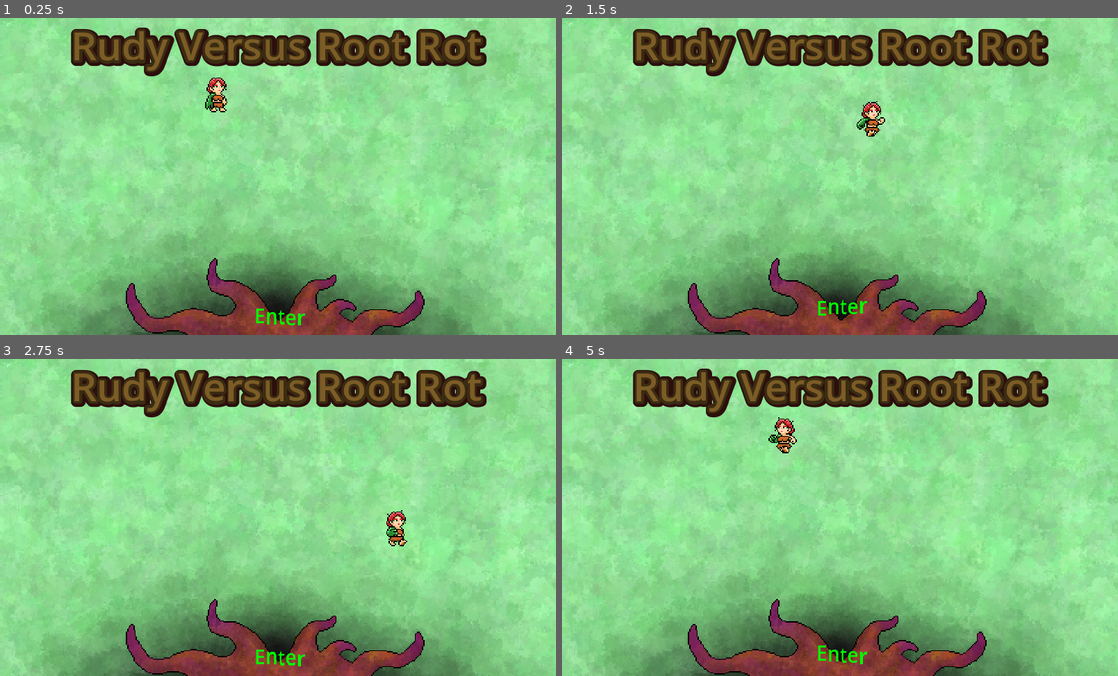
Above: before the commit, frames 1-4 (two rows, left to right).
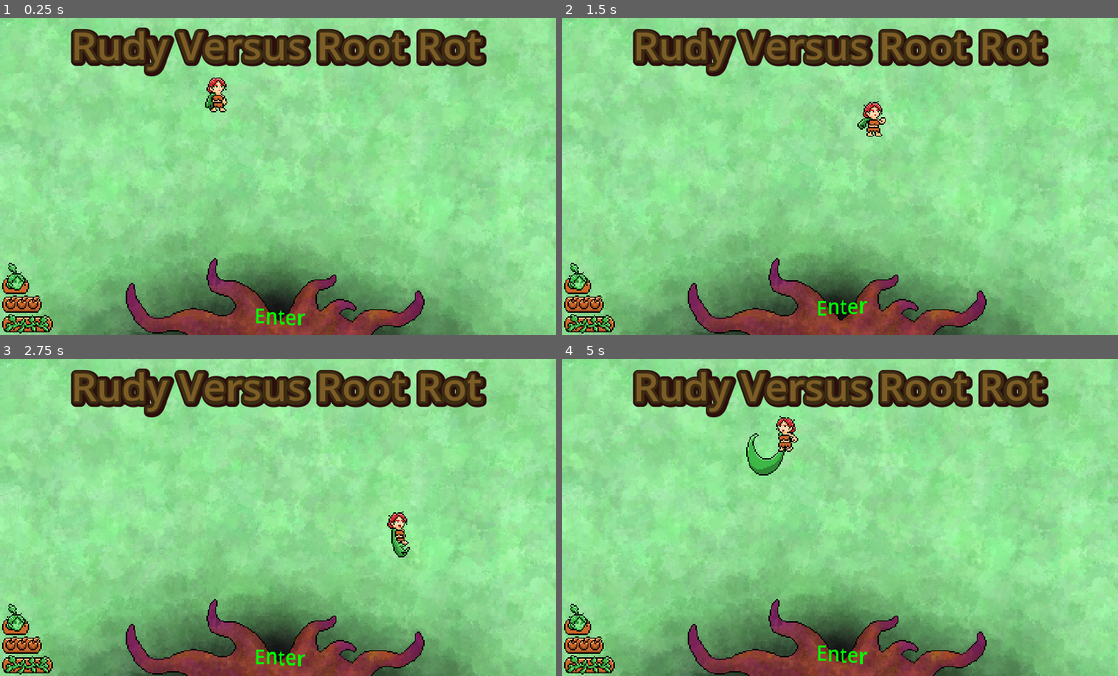
Above: after the commit, the same moments.

Repository: clayjohn/GGJ-2023
Game: Godot game, scene res://Main.tscn
Same seed, same stepped clock (60 frames per second), same inputs: the game is played once before the commit and once after it.
Inputs:
- Up to frame 1 (0.25 s): no input
- Up to frame 2 (1.5 s): hold D (right) 0.53-1.28 s; hold Space (attack, bound only after the commit) 0.53-1.28 s; hold S (down) from 1.28 s (still down); tap Space (attack, bound only after the commit) at 1.35 s
- Up to frame 3 (2.75 s): release S (down) at 2.03 s; hold D (right) from 2.03 s (still down); hold Space (attack, bound only after the commit) from 2.03 s (still down)
- Up to frame 4 (5 s): release D (right) at 2.78 s; release Space (attack, bound only after the commit) at 2.78 s; hold W (up) 2.78-3.53 s; tap Space (attack, bound only after the commit) at 2.85, 4.35 s; hold Space (attack, bound only after the commit) 3.53-4.28 s; hold A (left) from 3.53 s (still down)

The runs differ from the first frame. In frame 1, 1.0% of the frame differs, in the area x 0-38%, y 27-100%; in frame 2, 1.3%; in frame 3, 1.3%; in frame 4, 1.7%, in the area x 0-43%, y 17-100%.

Commit message:
Add attacking animations to player

Diff:
--- a/Level/Level1.tscn
+++ b/Level/Level1.tscn
@@ -166,33 +166,34 @@
 
 [node name="Left" type="CollisionShape2D" parent="Walls"]
 position = Vector2(8, 134)
-shape = SubResource("RectangleShape2D_1s6go")
+shape = SubResource("RectangleShape2D_dmwtp")
 
 [node name="Right" type="CollisionShape2D" parent="Walls"]
 position = Vector2(440, 134.25)
-shape = SubResource("RectangleShape2D_1s6go")
+shape = SubResource("RectangleShape2D_dmwtp")
 
 [node name="TopLeft" type="CollisionShape2D" parent="Walls"]
 position = Vector2(86.75, 8)
 rotation = -1.5708
-shape = SubResource("RectangleShape2D_bjd6q")
+shape = SubResource("RectangleShape2D_scxip")
 
 [node name="TopRight" type="CollisionShape2D" parent="Walls"]
 position = Vector2(360, 8)
 rotation = -1.5708
-shape = SubResource("RectangleShape2D_bjd6q")
+shape = SubResource("RectangleShape2D_scxip")
 
 [node name="BottomLeft" type="CollisionShape2D" parent="Walls"]
 position = Vector2(88, 248)
 rotation = -1.5708
-shape = SubResource("RectangleShape2D_bjd6q")
+shape = SubResource("RectangleShape2D_scxip")
 
 [node name="BottomRight" type="CollisionShape2D" parent="Walls"]
 position = Vector2(350, 248)
 rotation = -1.5708
-shape = SubResource("RectangleShape2D_bjd6q")
+shape = SubResource("RectangleShape2D_scxip")
 
 [node name="CanvasLayer" type="CanvasLayer" parent="."]
+layer = 12
 
 [node name="Speech" type="Control" parent="CanvasLayer"]
 layout_mode = 3
--- a/Player/Player.gd
+++ b/Player/Player.gd
@@ -2,9 +2,15 @@
 
 const SPEED = 100.0
 
+# Used to validate animation and only set when changed
 var current_animation = "idle-front-right"
+# Used to remember what direction you were running before stopping
 var last_direction = Vector2(1, 1) #front right
 var locked = false
+
+var attacking = false
+ # use this so spamming attack feels good
+var attack_queued = false
 
 var forward_direction = Vector2(0, 1)
 var lateral_direction = Vector2(1, 0)
@@ -32,30 +38,65 @@
 	velocity *= SPEED
 	move_and_slide()
 
+func _input(event):
+	if event.is_action_pressed("attack") and not attacking:
+		$Sprite.animation = "attack-light" + get_animation_direction(last_direction)
+		attacking = true
+		$Attack/CollisionPolygon2D.disabled = false
+		$Attack.rotation = get_attack_rotation()
+		print(get_attack_rotation())
+	elif event.is_action_pressed("attack") and attacking:
+		attack_queued = true
 
 func get_animation():
 	var requested_animation = "idle-front-right"
 	if velocity.length_squared() < 0.01:
-		requested_animation = "idle-front-right"
-	elif velocity.x >= 0:
-		# Go right
-		if velocity.y >= 0:
-			#front facing
-			requested_animation = "run-front-right"
-		else:
-			# back facing
-			requested_animation = "run-back-right"
+		requested_animation = "idle" + get_animation_direction(last_direction)
 	else:
-		# Go left
-		if velocity.y >= 0:
-			#front facing
-			requested_animation = "run-front-left"
-		else:
-			# back facing
-			requested_animation = "run-back-left"
-	if requested_animation != current_animation and not $AnimationPlayer.is_playing():
+		requested_animation = "run" + get_animation_direction(velocity)
+		last_direction = velocity
+
+	if requested_animation != current_animation and not attacking and not $AnimationPlayer.is_playing():
 		current_animation = requested_animation
 		$Sprite.animation = current_animation
+
+func get_animation_direction(dir):
+	if dir.x >= 0:
+		if dir.y >= 0:
+			return "-front-right"
+		else:
+			return "-back-right"
+	else:
+		if dir.y >= 0:
+			return "-front-left"
+		else:
+			return "-back-left"
+
+func get_diagonal(dir):
+	if dir.x >= 0:
+		if dir.y >= 0:
+			return Vector2(1, 1)
+		else:
+			return Vector2(1, -1)
+	else:
+		if dir.y >= 0:
+			return Vector2(-1, 1)
+		else:
+			return Vector2(-1, -1)
+
+func get_attack_rotation():
+	var diagonal = get_diagonal(last_direction)
+	return atan2(diagonal.y, diagonal.x) - deg_to_rad(45)
+
+func finished_attack():
+	if attack_queued:
+		$Sprite.play("attack-heavy" + get_animation_direction(last_direction))
+		attack_queued = false
+		$Attack.rotation = get_attack_rotation()
+	else:
+		attacking = false
+		$Attack/CollisionPolygon2D.disabled = true
+		$Sprite.play(current_animation)
 
 func enter_dungeon():
 	locked = true
--- a/Player/Player.tscn
+++ b/Player/Player.tscn
@@ -36,33 +36,37 @@
 atlas = ExtResource("2_8hb05")
 region = Rect2(192, 192, 64, 64)
 
+[sub_resource type="AtlasTexture" id="AtlasTexture_02lb5"]
+atlas = ExtResource("2_8hb05")
+region = Rect2(64, 192, 64, 64)
+
 [sub_resource type="AtlasTexture" id="AtlasTexture_pov5n"]
 atlas = ExtResource("2_8hb05")
 region = Rect2(128, 192, 64, 64)
 
-[sub_resource type="AtlasTexture" id="AtlasTexture_02lb5"]
-atlas = ExtResource("2_8hb05")
+[sub_resource type="AtlasTexture" id="AtlasTexture_61tjd"]
+atlas = ExtResource("2_8hb05")
+region = Rect2(0, 192, 64, 64)
+
+[sub_resource type="AtlasTexture" id="AtlasTexture_xl580"]
+atlas = ExtResource("3_qisbq")
+region = Rect2(192, 192, 64, 64)
+
+[sub_resource type="AtlasTexture" id="AtlasTexture_kprba"]
+atlas = ExtResource("3_qisbq")
 region = Rect2(64, 192, 64, 64)
 
-[sub_resource type="AtlasTexture" id="AtlasTexture_61tjd"]
-atlas = ExtResource("2_8hb05")
+[sub_resource type="AtlasTexture" id="AtlasTexture_d780d"]
+atlas = ExtResource("3_qisbq")
+region = Rect2(128, 192, 64, 64)
+
+[sub_resource type="AtlasTexture" id="AtlasTexture_b187g"]
+atlas = ExtResource("3_qisbq")
 region = Rect2(0, 192, 64, 64)
 
-[sub_resource type="AtlasTexture" id="AtlasTexture_xl580"]
-atlas = ExtResource("3_qisbq")
-region = Rect2(192, 192, 64, 64)
-
-[sub_resource type="AtlasTexture" id="AtlasTexture_d780d"]
-atlas = ExtResource("3_qisbq")
-region = Rect2(128, 192, 64, 64)
-
-[sub_resource type="AtlasTexture" id="AtlasTexture_kprba"]
-atlas = ExtResource("3_qisbq")
-region = Rect2(64, 192, 64, 64)
-
-[sub_resource type="AtlasTexture" id="AtlasTexture_b187g"]
-atlas = ExtResource("3_qisbq")
-region = Rect2(0, 192, 64, 64)
+[sub_resource type="AtlasTexture" id="AtlasTexture_73ci1"]
+atlas = ExtResource("3_qisbq")
+region = Rect2(192, 64, 64, 64)
 
 [sub_resource type="AtlasTexture" id="AtlasTexture_7gevd"]
 atlas = ExtResource("3_qisbq")
@@ -72,30 +76,26 @@
 atlas = ExtResource("3_qisbq")
 region = Rect2(128, 64, 64, 64)
 
-[sub_resource type="AtlasTexture" id="AtlasTexture_73ci1"]
-atlas = ExtResource("3_qisbq")
-region = Rect2(192, 64, 64, 64)
-
 [sub_resource type="AtlasTexture" id="AtlasTexture_en15t"]
 atlas = ExtResource("3_qisbq")
 region = Rect2(0, 64, 64, 64)
 
+[sub_resource type="AtlasTexture" id="AtlasTexture_uwbet"]
+atlas = ExtResource("2_8hb05")
+region = Rect2(0, 0, 64, 64)
+
+[sub_resource type="AtlasTexture" id="AtlasTexture_7ubah"]
+atlas = ExtResource("2_8hb05")
+region = Rect2(64, 0, 64, 64)
+
+[sub_resource type="AtlasTexture" id="AtlasTexture_710su"]
+atlas = ExtResource("2_8hb05")
+region = Rect2(128, 0, 64, 64)
+
 [sub_resource type="AtlasTexture" id="AtlasTexture_r21n7"]
 atlas = ExtResource("2_8hb05")
 region = Rect2(192, 0, 64, 64)
 
-[sub_resource type="AtlasTexture" id="AtlasTexture_710su"]
-atlas = ExtResource("2_8hb05")
-region = Rect2(128, 0, 64, 64)
-
-[sub_resource type="AtlasTexture" id="AtlasTexture_uwbet"]
-atlas = ExtResource("2_8hb05")
-region = Rect2(0, 0, 64, 64)
-
-[sub_resource type="AtlasTexture" id="AtlasTexture_7ubah"]
-atlas = ExtResource("2_8hb05")
-region = Rect2(64, 0, 64, 64)
-
 [sub_resource type="AtlasTexture" id="AtlasTexture_umukk"]
 atlas = ExtResource("2_8hb05")
 region = Rect2(0, 128, 64, 64)
@@ -116,6 +116,10 @@
 atlas = ExtResource("3_qisbq")
 region = Rect2(0, 128, 64, 64)
 
+[sub_resource type="AtlasTexture" id="AtlasTexture_2fj4w"]
+atlas = ExtResource("3_qisbq")
+region = Rect2(64, 128, 64, 64)
+
 [sub_resource type="AtlasTexture" id="AtlasTexture_hp6gv"]
 atlas = ExtResource("3_qisbq")
 region = Rect2(192, 128, 64, 64)
@@ -123,10 +127,6 @@
 [sub_resource type="AtlasTexture" id="AtlasTexture_l6mbm"]
 atlas = ExtResource("3_qisbq")
 region = Rect2(128, 128, 64, 64)
-
-[sub_resource type="AtlasTexture" id="AtlasTexture_2fj4w"]
-atlas = ExtResource("3_qisbq")
-region = Rect2(64, 128, 64, 64)
 
 [sub_resource type="AtlasTexture" id="AtlasTexture_layv5"]
 atlas = ExtResource("3_qisbq")
@@ -323,7 +323,7 @@
 "duration": 1.0,
 "texture": SubResource("AtlasTexture_1sxbi")
 }],
-"loop": true,
+"loop": false,
 "name": &"attack-heavy-back-left",
 "speed": 5.0
 }, {
@@ -332,15 +332,15 @@
 "texture": SubResource("AtlasTexture_4lfkr")
 }, {
 "duration": 1.0,
+"texture": SubResource("AtlasTexture_02lb5")
+}, {
+"duration": 1.0,
 "texture": SubResource("AtlasTexture_pov5n")
 }, {
 "duration": 1.0,
-"texture": SubResource("AtlasTexture_02lb5")
-}, {
-"duration": 1.0,
 "texture": SubResource("AtlasTexture_61tjd")
 }],
-"loop": true,
+"loop": false,
 "name": &"attack-heavy-back-right",
 "speed": 5.0
 }, {
@@ -349,49 +349,49 @@
 "texture": SubResource("AtlasTexture_xl580")
 }, {
 "duration": 1.0,
+"texture": SubResource("AtlasTexture_kprba")
+}, {
+"duration": 1.0,
 "texture": SubResource("AtlasTexture_d780d")
 }, {
 "duration": 1.0,
-"texture": SubResource("AtlasTexture_kprba")
-}, {
-"duration": 1.0,
 "texture": SubResource("AtlasTexture_b187g")
 }],
-"loop": true,
+"loop": false,
 "name": &"attack-heavy-front-left",
 "speed": 5.0
 }, {
 "frames": [{
 "duration": 1.0,
+"texture": SubResource("AtlasTexture_73ci1")
+}, {
+"duration": 1.0,
 "texture": SubResource("AtlasTexture_7gevd")
 }, {
 "duration": 1.0,
 "texture": SubResource("AtlasTexture_wwish")
 }, {
 "duration": 1.0,
-"texture": SubResource("AtlasTexture_73ci1")
-}, {
-"duration": 1.0,
 "texture": SubResource("AtlasTexture_en15t")
 }],
-"loop": true,
+"loop": false,
 "name": &"attack-heavy-front-right",
 "speed": 5.0
 }, {
 "frames": [{
 "duration": 1.0,
+"texture": SubResource("AtlasTexture_uwbet")
+}, {
+"duration": 1.0,
+"texture": SubResource("AtlasTexture_7ubah")
+}, {
+"duration": 1.0,
+"texture": SubResource("AtlasTexture_710su")
+}, {
+"duration": 1.0,
 "texture": SubResource("AtlasTexture_r21n7")
-}, {
-"duration": 1.0,
-"texture": SubResource("AtlasTexture_710su")
-}, {
-"duration": 1.0,
-"texture": SubResource("AtlasTexture_uwbet")
-}, {
-"duration": 1.0,
-"texture": SubResource("AtlasTexture_7ubah")
-}],
-"loop": true,
+}],
+"loop": false,
 "name": &"attack-light-back-left",
 "speed": 5.0
 }, {
@@ -408,7 +408,7 @@
 "duration": 1.0,
 "texture": SubResource("AtlasTexture_vi5j8")
 }],
-"loop": true,
+"loop": false,
 "name": &"attack-light-back-right",
 "speed": 5.0
 }, {
@@ -417,15 +417,15 @@
 "texture": SubResource("AtlasTexture_rdgym")
 }, {
 "duration": 1.0,
+"texture": SubResource("AtlasTexture_2fj4w")
+}, {
+"duration": 1.0,
 "texture": SubResource("AtlasTexture_hp6gv")
 }, {
 "duration": 1.0,
 "texture": SubResource("AtlasTexture_l6mbm")
-}, {
-"duration": 1.0,
-"texture": SubResource("AtlasTexture_2fj4w")
-}],
-"loop": true,
+}],
+"loop": false,
 "name": &"attack-light-front-left",
 "speed": 5.0
 }, {
@@ -442,7 +442,7 @@
 "duration": 1.0,
 "texture": SubResource("AtlasTexture_4tnbs")
 }],
-"loop": true,
+"loop": false,
 "name": &"attack-light-front-right",
 "speed": 5.0
 }, {
@@ -516,7 +516,7 @@
 }],
 "loop": true,
 "name": &"idle-back-left",
-"speed": 3.0
+"speed": 5.0
 }, {
 "frames": [{
 "duration": 1.0,
@@ -666,6 +666,7 @@
 sprite_frames = SubResource("SpriteFrames_ajapd")
 animation = &"idle-front-right"
 autoplay = "idle-front-right"
+frame = 1
 
 [node name="Shape" type="CollisionShape2D" parent="."]
 position = Vector2(0, 11)
@@ -673,7 +674,6 @@
 
 [node name="HUDLayer" type="CanvasLayer" parent="."]
 layer = 2
-visible = false
 
 [node name="Control" type="Control" parent="HUDLayer"]
 layout_mode = 3
@@ -738,7 +738,6 @@
 texture = ExtResource("9_r0vtb")
 
 [node name="VinesLow" type="TextureRect" parent="HUDLayer/Control"]
-visible = false
 layout_mode = 1
 anchors_preset = 2
 anchor_top = 1.0
@@ -749,7 +748,6 @@
 texture = ExtResource("10_7fqwi")
 
 [node name="VinesMiddle" type="TextureRect" parent="HUDLayer/Control"]
-visible = false
 layout_mode = 1
 anchors_preset = 2
 anchor_top = 1.0
@@ -760,7 +758,6 @@
 texture = ExtResource("11_41u17")
 
 [node name="VinesFull" type="TextureRect" parent="HUDLayer/Control"]
-visible = false
 layout_mode = 1
 anchors_preset = 2
 anchor_top = 1.0
@@ -777,4 +774,12 @@
 "": SubResource("AnimationLibrary_vuoby")
 }
 
+[node name="Attack" type="Area2D" parent="."]
+rotation = -3.14159
+
+[node name="CollisionPolygon2D" type="CollisionPolygon2D" parent="Attack"]
+polygon = PackedVector2Array(6, -1, 6, -1, 26, -1, 26, -1, 31, 4, 31, 4, 34, 12, 34, 12, 33, 22, 33, 22, 23, 33, 23, 33, 14, 33, 14, 33, 1, 28, -2, 22, 1, 14, 1, 14)
+disabled = true
+
+[connection signal="animation_finished" from="Sprite" to="." method="finished_attack"]
 [connection signal="animation_finished" from="AnimationPlayer" to="." method="_on_animation_player_animation_finished"]
--- a/project.godot
+++ b/project.godot
@@ -49,6 +49,11 @@
 , Object(InputEventKey,"resource_local_to_scene":false,"resource_name":"","device":-1,"window_id":0,"alt_pressed":false,"shift_pressed":false,"ctrl_pressed":false,"meta_pressed":false,"pressed":false,"keycode":0,"physical_keycode":4194322,"key_label":0,"unicode":0,"echo":false,"script":null)
 ]
 }
+attack={
+"deadzone": 0.5,
+"events": [Object(InputEventKey,"resource_local_to_scene":false,"resource_name":"","device":-1,"window_id":0,"alt_pressed":false,"shift_pressed":false,"ctrl_pressed":false,"meta_pressed":false,"pressed":false,"keycode":0,"physical_keycode":32,"key_label":0,"unicode":32,"echo":false,"script":null)
+]
+}
 
 [physics]
 
Not shown: 6 places in Level/Level1.tscn that only renumber resources
